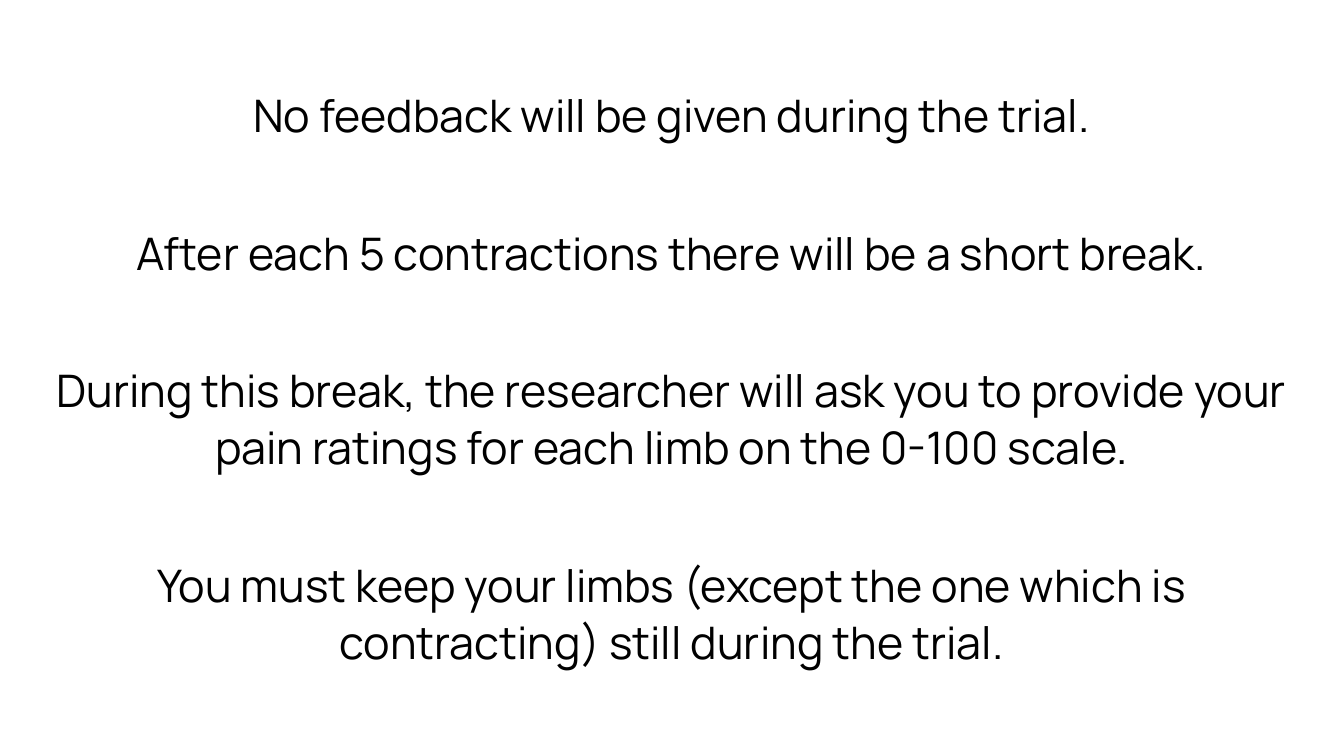
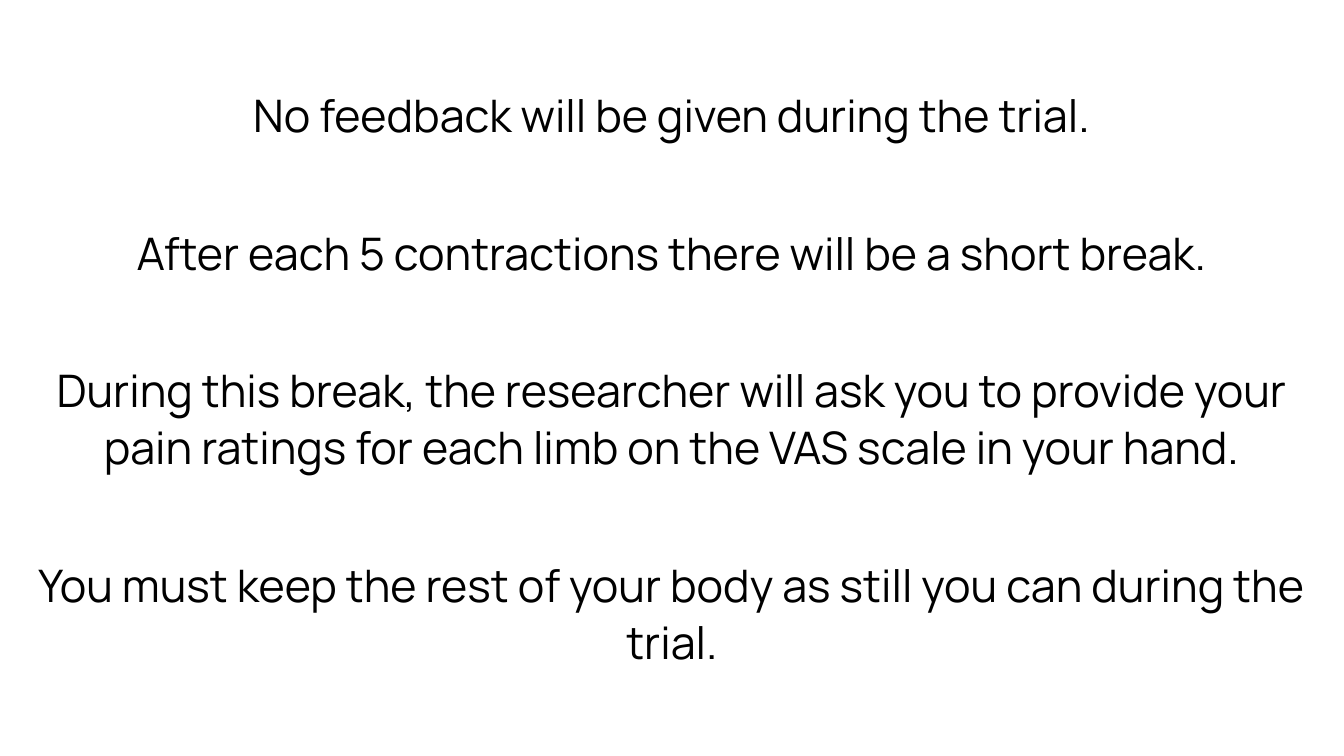
Before and after one commit to LabBench-Society/Protocols.Beta, a slide deck: slide 6 of docs/painEffort/Images.pptx. Drawn at 1344x756 pixels with LibreOffice and Linux fonts; fonts in the diff are those of the drawing. Boxes give left, top, right and bottom in pixels: in the first picture for what was removed or moved away, otherwise in the second. Text is boxed around its words. In the diff, an @@ line names an element or a change of style, - is before the commit and + after.

Commit message:
Updates Images for the Pain Effort Protocol

```diff
--- a/docs/painEffort/Images.pptx
+++ b/docs/painEffort/Images.pptx
@@ text at (38, 374, 1304, 660): text changed @@
-During this break, the researcher will ask you to provide your pain ratings for each limb on the 0-100 scale.
-You must keep your limbs (except the one which is contracting) still during the trial.
+During this break, the researcher will ask you to provide your pain ratings for each limb on the VAS scale in your hand.
+You must keep the rest of your body as still you can during the trial.
```
Also in this commit, not shown: 9 other slides changed, 19 other files.
